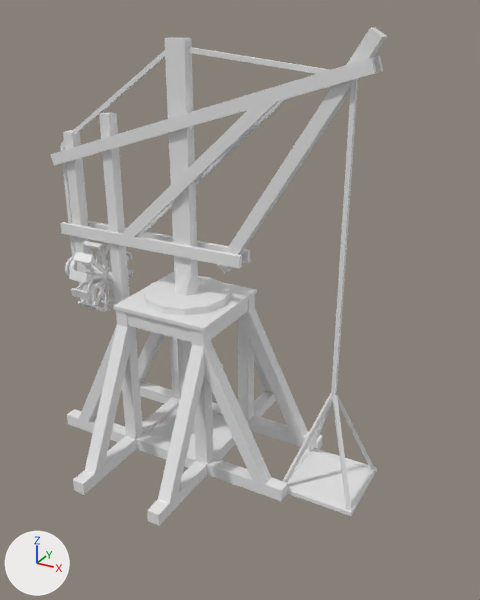
The Blender file Other stuff/3D/Crane.blend: old version first, new version second.
Both versions are drawn from a 50 mm lens placed at (11.42, -17.08, 14.48), pointed at (2.07, -0.08, 5.97). The lights are fixed; the arrows at lower left show +X, +Y and +Z.

The scene before the commit, as lines of its bpy script (objects in view):
```python
me_cube_001 = bpy.data.meshes.new('Cube.001')
me_cube_001.from_pydata(...)  # 292 vertices, 324 faces; spans x -8.5..8.5, y -8.5..8.5, z 0.2..10.7
me_cube_003 = bpy.data.meshes.new('Cube.003')
me_cube_003.from_pydata(...)  # 72 vertices, 76 faces; spans x -0.08..11.15, y -0.34..0.34, z -0.34..8.41
me_cube_004 = bpy.data.meshes.new('Cube.004')
me_cube_004.from_pydata(...)  # a box spanning x -0.07..0.07, y -0.07..0.07, z -7.2..0.0
me_cube_005 = bpy.data.meshes.new('Cube.005')
me_cube_005.from_pydata(...)  # 95 vertices, 96 faces; spans x -1.25..1.25, y -1.25..1.25, z -3.16..0.39
me_cylinder = bpy.data.meshes.new('Cylinder')
me_cylinder.from_pydata(...)  # 228 vertices, 208 faces; spans x -5.11..6.08, y -1.43..1.43, z -6.07..7.87
# before: 124 (6.0, 0.34, 6.83) at pixel (383, 71), 125 (5.88, -0.34, 7.2) at pixel (371, 57), 126 (5.88, -0.19, 7.2) at pixel (373, 57), 127 (6.0, -0.19, 6.83) at pixel (376, 72), 128 (6.0, -0.34, 6.83) at pixel (374, 73)
# before: 129 (6.0, 0.19, 6.83) at pixel (381, 71), 130 (5.88, 0.19, 7.2) at pixel (378, 56), 131 (5.88, 0.34, 7.2) at pixel (380, 55)
ob_base = bpy.data.objects.new('base', me_cube_001)
ob_base.location = (0.0, 0.0, 0.0)
ob_base.scale = (0.524, 0.524, 0.524)
ob_frame = bpy.data.objects.new('frame', me_cylinder)
ob_frame.location = (0.0, 0.0, 6.17)
ob_platform = bpy.data.objects.new('Platform', me_cube_005)
ob_platform.parent = ob_frame
ob_platform.matrix_parent_inverse = Matrix(((1.0, 0.0, 0.0, 0.0), (0.0, 1.0, 0.0, 0.0), (0.0, 0.0, 1.0, -6.167), (0.0, 0.0, 0.0, 1.0)))
ob_platform.location = (5.37, 0.0, 3.257)
ob_rope = bpy.data.objects.new('rope', me_cube_003)
ob_rope.parent = ob_frame
ob_rope.matrix_parent_inverse = Matrix(((1.0, 0.0, 0.0, 0.0), (0.0, 1.0, 0.0, 0.0), (0.0, 0.0, 1.0, -6.167), (0.0, 0.0, 0.0, 1.0)))
ob_rope.location = (-4.811, 0.0, 5.772)
ob_rope.scale = (0.914, 0.914, 0.914)
ob_ropemove = bpy.data.objects.new('ropeMove', me_cube_004)
ob_ropemove.parent = ob_frame
ob_ropemove.matrix_parent_inverse = Matrix(((1.0, 0.0, 0.0, 0.0), (0.0, 1.0, 0.0, 0.0), (0.0, 0.0, 1.0, -6.167), (0.0, 0.0, 0.0, 1.0)))
ob_ropemove.location = (5.37, 0.0, 12.93)
ob_ropemove.scale = (1.0, 1.0, 1.34)
# also in view: 'winch' at (-4.02, 0.0, 5.77)
```
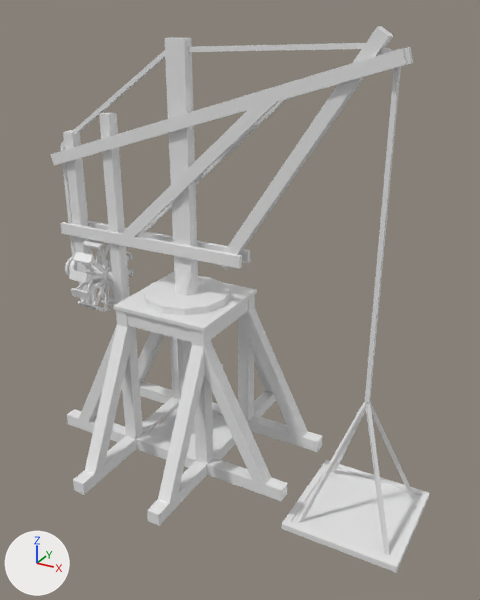
Commit message: Improved crane

Patch to the scene script:
```diff
--- a/Other stuff/3D/Crane.blend.py
+++ b/Other stuff/3D/Crane.blend.py
@@ me_cylinder @@
 me_cylinder.from_pydata(...)  # 228 vertices, 208 faces; spans x -5.11..6.08, y -1.43..1.43, z -6.07..7.87
 # used by ob_frame; location = (0.0, 0.0, 6.17)
 # verts and faces of me_cylinder; kept vertices keep their numbers, new ones are numbered from 228
+# me_cylinder part 1: the loose piece of 8 vertices spanning x 1.27..6.08, y -0.19..0.19, z 0.66..7.87 is turned 1.1 degrees about the y axis through its middle, then moved by (0.09, 0.0, 0.07)
+# me_cylinder part 2
+for i in [125, 126, 130, 131]: verts[i] += (0.76, 0.0, 0.23)
+for i in [124, 127, 128, 129]: verts[i] += (0.75, 0.0, 0.24)
@@ me_cube_003 @@
 # used by ob_rope; parent = ob_frame; location = (-4.811, 0.0, 5.772); scale = (0.914, 0.914, 0.914)
-me_cube_003.from_pydata(...)  # 72 vertices, 76 faces; spans x -0.08..11.15, y -0.34..0.34, z -0.34..8.41
+me_cube_003.from_pydata(...)  # 78 vertices, 82 faces; spans x -0.08..12.3, y -0.34..0.34, z -0.34..8.66
+# me_cube_003 part 3
+# 2 faces are deleted
+# 6 vertices in x 11.14..11.15, y -0.08..0.08, z 7.69..7.84 move by (0.45, 0.0, 0.82)
+# 6 vertices are added at (12.3, 0.08, 8.43), (12.3, 0.0, 8.43), (12.3, -0.08, 8.43), (12.21, 0.08, 8.3), (12.21, -0.08, 8.3), (12.21, 0.0, 8.3)
+# 8 new faces join them
@@ me_cube_005 @@
 me_cube_005.from_pydata(...)  # 95 vertices, 96 faces; spans x -1.25..1.25, y -1.25..1.25, z -3.16..0.39
 # used by ob_platform; parent = ob_frame; location = (5.37, 0.0, 3.257)
+# me_cube_005 part 4: the loose piece of 66 vertices spanning x -1.25..1.25, y -1.25..1.25, z -3.16..-3.02 is scaled about its middle by 1.5, then moved by (0.0, 0.0, -0.87)
+# me_cube_005 part 5: the loose piece of 29 vertices spanning x -1.23..1.23, y -1.23..1.23, z -3.1..0.39 is deleted
@@ me_cube_002 @@
+me_cube_002.from_pydata(...)  # 61 vertices, 64 faces; spans x -1.55..1.55, y -1.55..1.55, z -4.01..0.39
@@ ob_ropemove @@
 ob_ropemove.matrix_parent_inverse = Matrix(((1.0, 0.0, 0.0, 0.0), (0.0, 1.0, 0.0, 0.0), (0.0, 0.0, 1.0, -6.167), (0.0, 0.0, 0.0, 1.0)))
-ob_ropemove.location = (5.37, 0.0, 12.93)
+ob_ropemove.location = (6.454, 0.0, 13.36)
 ob_ropemove.scale = (1.0, 1.0, 1.34)
@@ ob_platform @@
 ob_platform = bpy.data.objects.new('Platform', me_cube_005)
-ob_platform.parent = ob_frame
-ob_platform.matrix_parent_inverse = Matrix(((1.0, 0.0, 0.0, 0.0), (0.0, 1.0, 0.0, 0.0), (0.0, 0.0, 1.0, -6.167), (0.0, 0.0, 0.0, 1.0)))
-ob_platform.location = (5.37, 0.0, 3.257)
+ob_platform.parent = ob_rope_x
+ob_platform.matrix_parent_inverse = Matrix(((1.0, 0.0, 0.0, -6.454), (0.0, 1.0, 0.0, 0.0), (0.0, 0.0, 1.0, -3.257), (0.0, 0.0, 0.0, 1.0)))
+ob_platform.location = (6.454, 0.0, 3.257)
@@ ob_rope_x @@
+ob_rope_x = bpy.data.objects.new('rope X', me_cube_002)
+ob_rope_x.parent = ob_frame
+ob_rope_x.matrix_parent_inverse = Matrix(((1.0, 0.0, 0.0, 0.0), (0.0, 1.0, 0.0, 0.0), (0.0, 0.0, 1.0, -6.167), (0.0, 0.0, 0.0, 1.0)))
+ob_rope_x.location = (6.454, 0.0, 3.257)
```

Pixel boxes (x1, y1, x2, y2) of what changed, in the pictures (480 x 600 px; the box of a moved part takes in the faces that stretch with it):
'frame', reshaped (8% wider): before (50, 27, 387, 434); after (50, 26, 413, 434)
'Platform', reshaped, moved (58% wider, 9% shorter): before (283, 392, 377, 516); after (281, 460, 430, 573)
'ropeMove', moved: before (331, 78, 358, 396); after (364, 66, 401, 406)
'rope', reshaped (24% wider): before (60, 47, 329, 272); after (60, 43, 393, 272)
'rope X', added: after (297, 402, 415, 555)
part 1 of me_cylinder, moved or reshaped: before (216, 27, 387, 273); after (220, 26, 393, 270)
part 2 of me_cylinder, moved or reshaped: before (274, 56, 383, 101); after (274, 47, 413, 101)
part 3 of me_cube_003, built on: before (189, 47, 329, 74); after (189, 43, 393, 54)
part 4 of me_cube_005, moved or reshaped: before (287, 446, 377, 516); after (281, 460, 430, 573)
part 5 of me_cube_005, deleted: before (283, 392, 375, 511)
